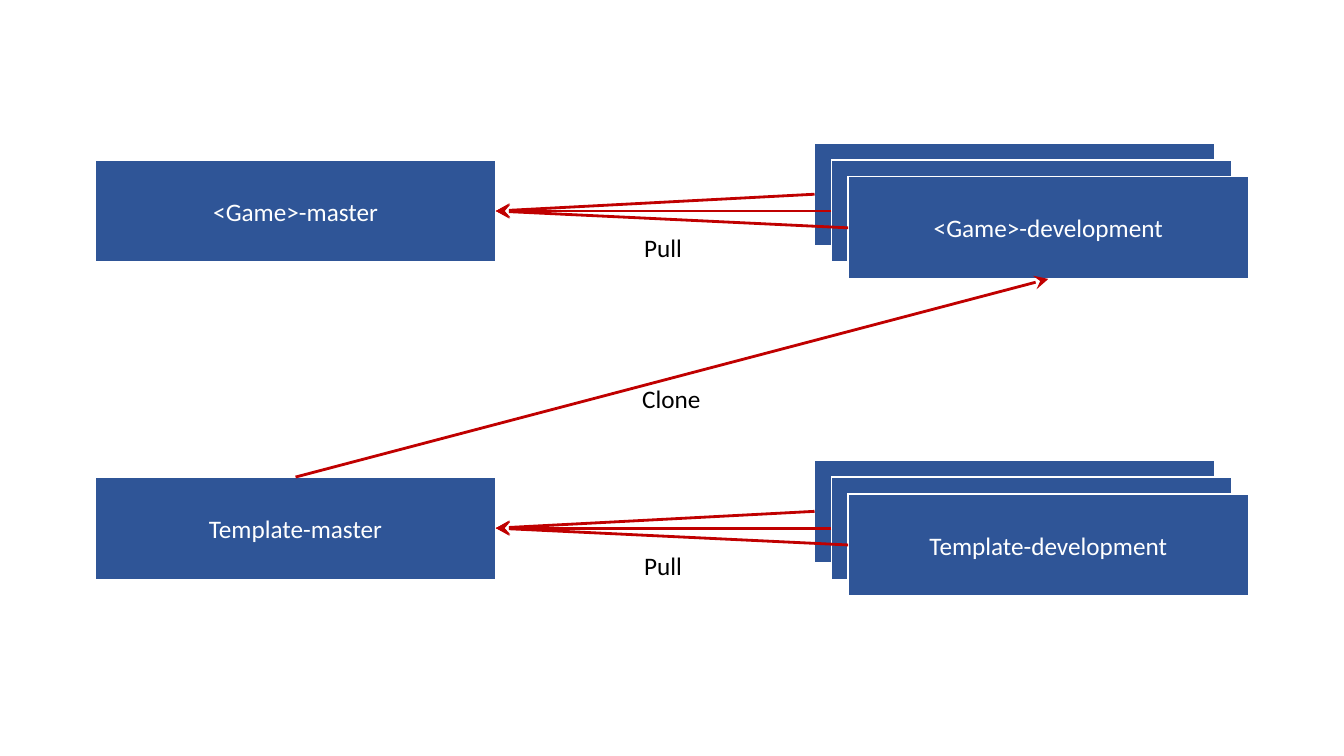
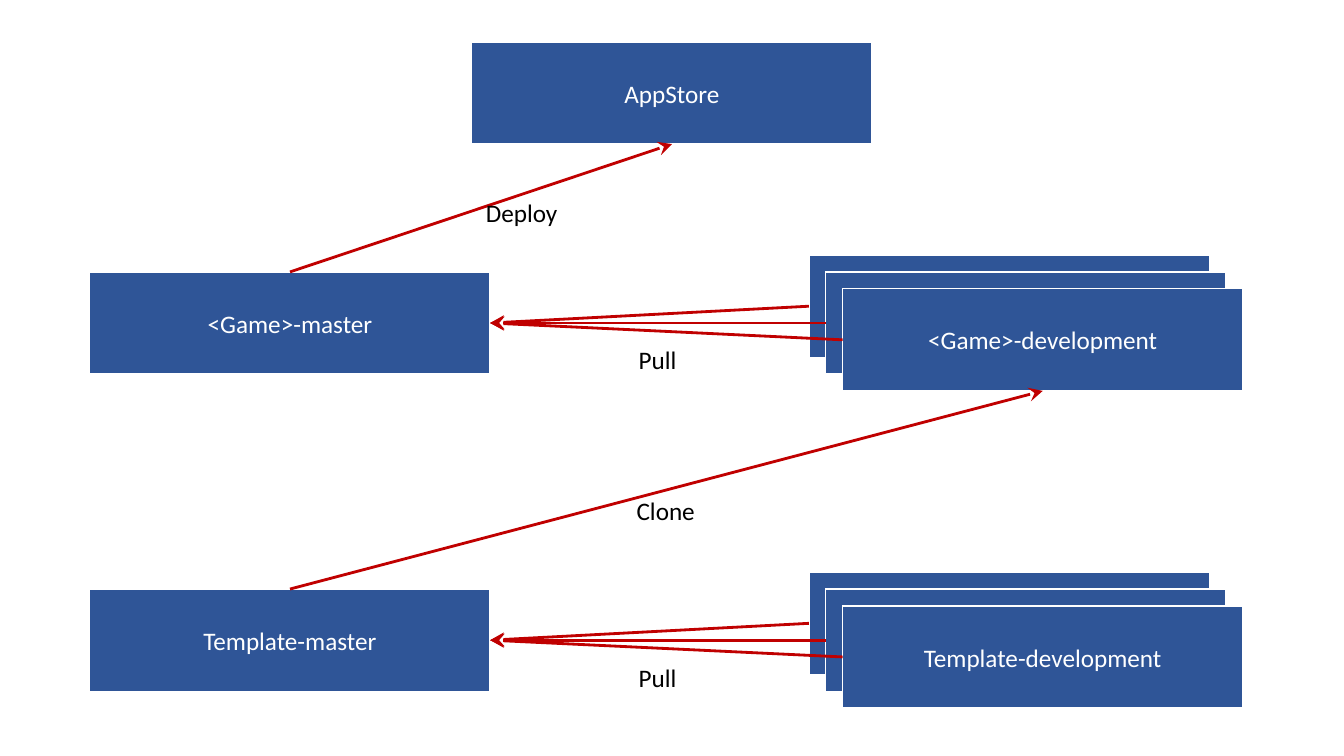
Before and after one commit to jboi-github/DiggingDiamonds, a slide deck: slide 1 of images/Images.pptx. Drawn at 1344x756 pixels with LibreOffice and Linux fonts; fonts in the diff are those of the drawing. Boxes give left, top, right and bottom in pixels: in the first picture for what was removed or moved away, otherwise in the second. Text is boxed around its words. In the diff, an @@ line names an element or a change of style, - is before the commit and + after.

Commit message:
Include AppStore to branches image

```diff
--- a/images/Images.pptx
+++ b/images/Images.pptx
@@ rectangle added at [472, 42, 872, 144], fill #2F5597, outline #FFFFFF 1 pt, 18 pt, text #FFFFFF @@
+AppStore
@@ arrow added from (290, 272) to (673, 144), #C00000 2 pt @@
@@ text added at [486, 201, 558, 226], 18 pt, text #000000 @@
+Deploy
@@ 8 rectangles, 7 arrows, 3 texts: place and size @@
-8 rectangles, 7 arrows, 3 texts at [96, 143, 1248, 596]
+8 rectangles, 7 arrows, 3 texts at [90, 255, 1243, 708]
```
Also in this commit, not shown: 2 other files.
